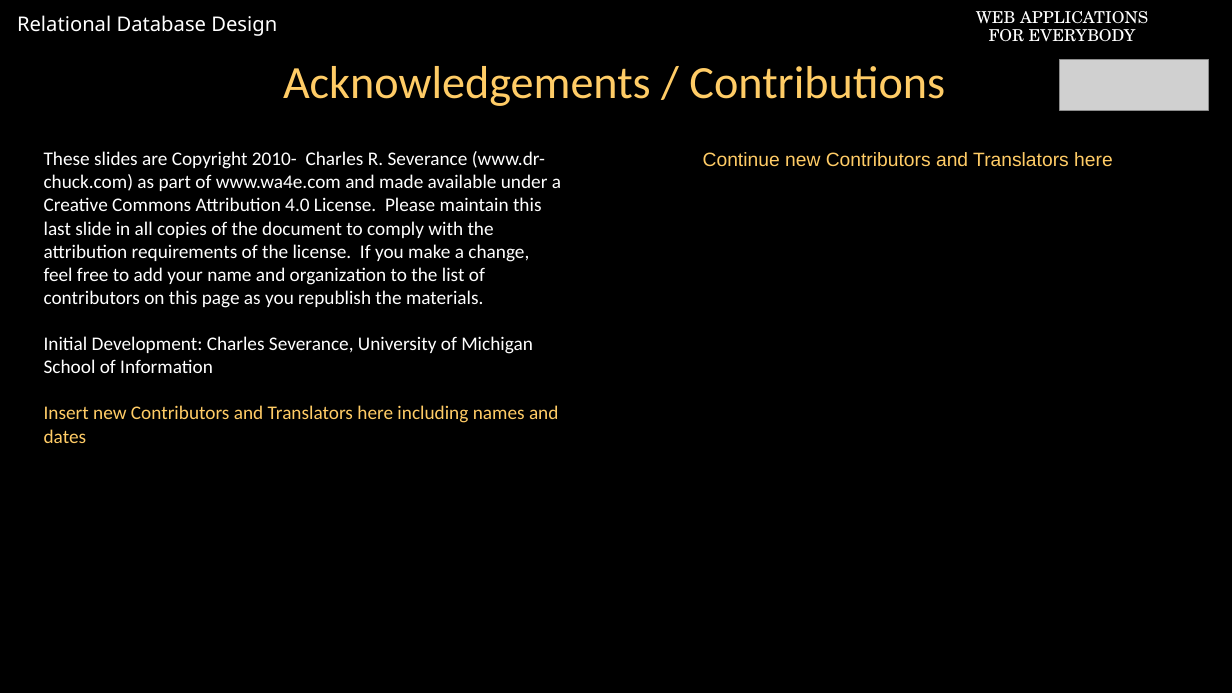
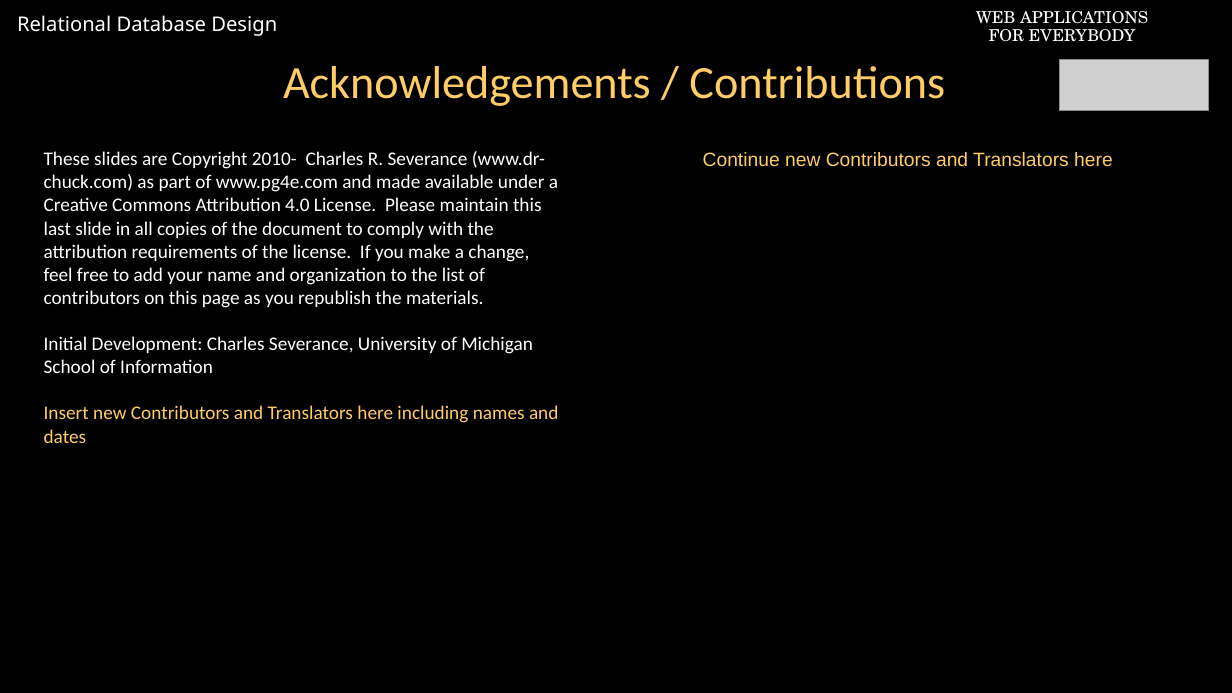
Before and after one commit to csev/pg4e, a slide deck: slide 60 of lectures/02-Database-Design-Many-to-Many.ppt. Drawn at 1232x693 pixels with LibreOffice and Linux fonts; fonts in the diff are those of the drawing; grey boxes stand for pictures; background and template pictures are left out. Boxes give left, top, right and bottom in pixels: in the first picture for what was removed or moved away, otherwise in the second. Text is boxed around its words. In the diff, an @@ line names an element or a change of style, - is before the commit and + after.

```diff
--- a/lectures/02-Database-Design-Many-to-Many.ppt
+++ b/lectures/02-Database-Design-Many-to-Many.ppt
@@ text at [44,151,558,308]: text changed @@
-These slides are Copyright 2010- Charles R. Severance (www.dr-chuck.com) as part of www.wa4e.com and made available under a Creative Commons Attribution 4.0 License. Please maintain this last slide in all copies of the document to comply with the attribution requirements of the license. If you make a change, feel free to add your name and organization to the list of contributors on this page as you republish the materials.
+These slides are Copyright 2010- Charles R. Severance (www.dr-chuck.com) as part of www.pg4e.com and made available under a Creative Commons Attribution 4.0 License. Please maintain this last slide in all copies of the document to comply with the attribution requirements of the license. If you make a change, feel free to add your name and organization to the list of contributors on this page as you republish the materials.
```
Also in this commit, not shown: 6 other slides changed, 1 other file.
